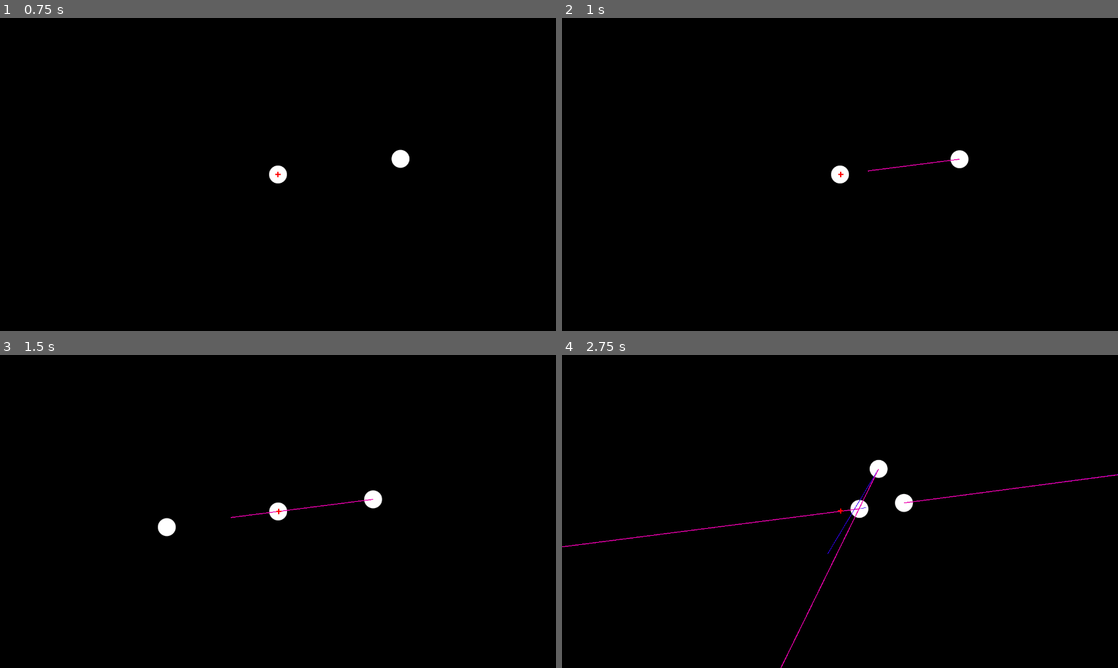
Above: before the commit, frames 1-4 (two rows, left to right).
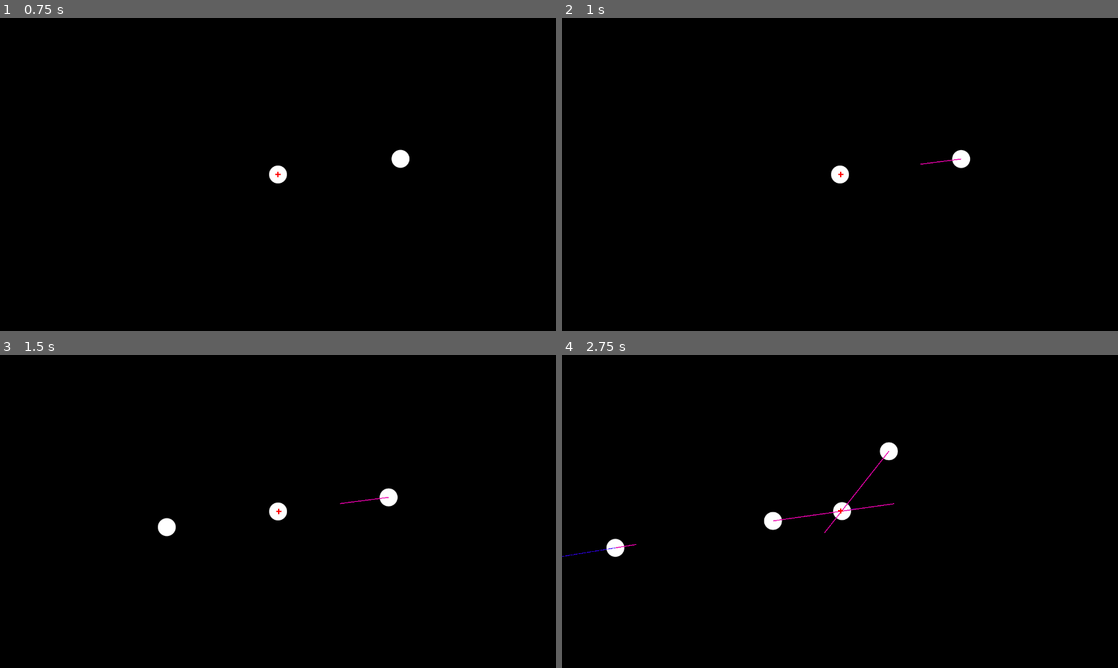
Above: after the commit, the same moments.

Repository: PedroHFMG/gravity_sim_2D
Game: Godot game, scene res://main.tscn
Same seed, same stepped clock (60 frames per second), same inputs: the game is played once before the commit and once after it.
Inputs (mouse positions are in pixels of both pictures, inside the frame that each line leads up to):
- Up to frame 1 (0.75 s): tap Enter at 0.5 s; move the mouse to (400, 158) at 0.52 s; click (400, 158) at 0.67 s
- Up to frame 2 (1 s): no input
- Up to frame 3 (1.5 s): move the mouse to (166, 527) at 1.27 s; click (166, 527) at 1.42 s
- Up to frame 4 (2.75 s): move the mouse to (895, 442) at 2.02 s; click (895, 442) at 2.17 s

Frame 1 is identical in both runs. In frame 2, less than 0.1% of the frame differs, in the area x 55-74%, y 42-50%; in frame 3, 0.4%; in frame 4, 1.7%, in the area x 0-100%, y 27-100%.

Commit message:
changed gravity calculation

Diff:
--- a/main.gd
+++ b/main.gd
@@ -1,7 +1,7 @@
 extends Node2D
 
 var planets = []
-const G = 11000
+const G = 5000
 @export var camera_centralizado : bool
 
 #Variáveis p/ criação de planetas novos
@@ -28,10 +28,12 @@
 		 #Planetas que terão os cálculos feitos com base no planeta principal:
 		for j in range(i + 1, planets.size()):
 			#Aplicando a função gravidade com os planetas dos índices acima:
-			gravidade(planets[i], planets[j], delta)
+			gravidade(planets[i], planets[j])
 
 	for planet in planets:
+		planet.velocity += planet.accumulated_acceleration * delta
 		planet.position += planet.velocity * delta
+		planet.get_node("Line2D").points = [Vector2.ZERO, planet.accumulated_acceleration]
 
 	#Indica a posição do centro de massa
 	$Centro.position = center_of_mass()
@@ -40,7 +42,7 @@
 		$Camera2D.enabled = true
 		$Camera2D.position = $Centro.position
 
-func gravidade(p1, p2, delta):
+func gravidade(p1, p2):
 	#Distância entre os dois planetas (vetor)
 	var vect_distance = p2.position - p1.position
 	#Equação de Newton (length calcula a distância somente, a hipotenusa), possui limitador pra evitar velocidades absurdas
@@ -56,14 +58,6 @@
 
 	p1.accumulated_acceleration += acceleration1
 	p2.accumulated_acceleration += acceleration2
-
-	#Movimentação dos planetas, com a aceleração
-	p1.velocity += acceleration1 * delta
-	p2.velocity += acceleration2 * delta
-
-	# Atualiza a linha de aceleração
-	p1.get_node("Line2D").points = [Vector2.ZERO, p1.accumulated_acceleration]
-	p2.get_node("Line2D").points = [Vector2.ZERO, p2.accumulated_acceleration]
 
 func center_of_mass():
 	#Váriaveis que armazenam o somatório dos parâmetros dos planetas presentes
